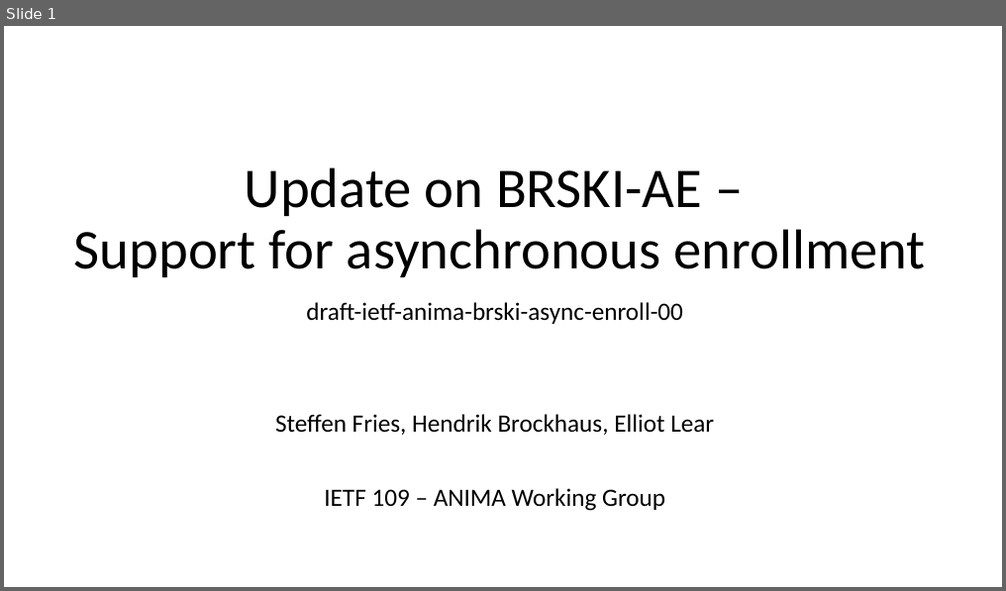
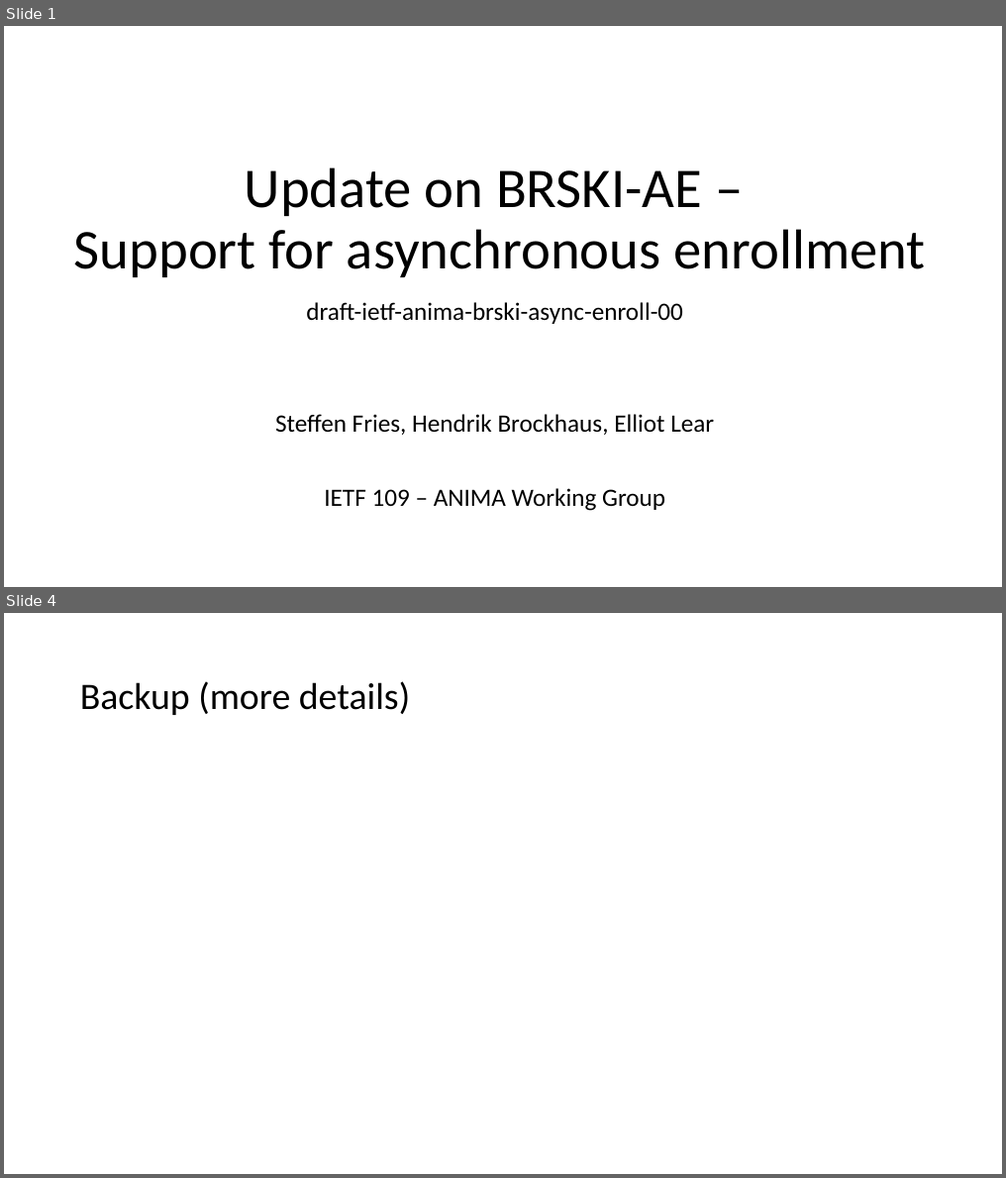
Before and after one commit to anima-wg/anima-brski-ae, a slide deck: slides/slides-109-BRSKI-AE-fries.pptx. Shown one above the other, each under a label of ours: slide 1 before the commit, slides 1 and 4 after it; the slides between them are not shown. The pictures are 1006x591 and 1006x1178 pixels, drawn with LibreOffice and Linux fonts; fonts in the diff are those of the drawing. Boxes give left, top, right and bottom in pixels: in the first picture for what was removed or moved away, otherwise in the second. Text is boxed around its words. In the diff, an @@ line names an element or a change of style, - is before the commit and + after.

```diff
--- a/slides/slides-109-BRSKI-AE-fries.pptx
+++ b/slides/slides-109-BRSKI-AE-fries.pptx
@@ slide 4 added at (x1=4, y1=613, x2=1002, y2=1174), background #FFFFFF @@
@@ title added at (x1=80, y1=681, x2=410, y2=715), 36 pt, text #000000 @@
+Backup (more details)
```
Also in this commit, not shown: 7 slides changed, 1 other file.
